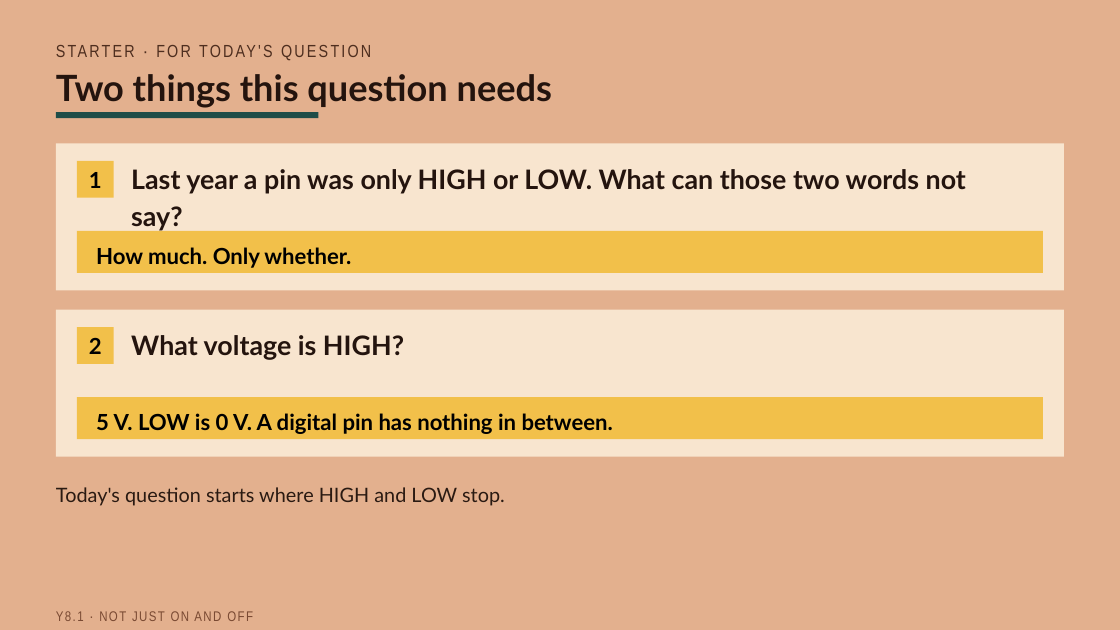
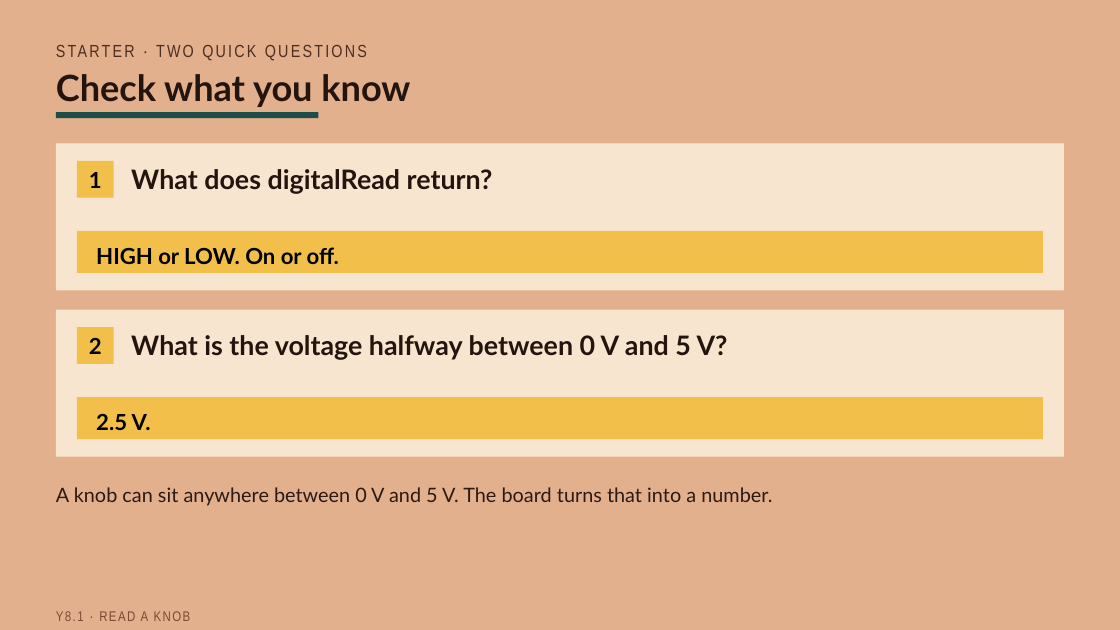
Before and after one commit to beatsaway/luacslides, a slide deck: slide 2 of v2027/Y8-1-A-pin-that-reads-a-range.pptx. Drawn at 1120x630 pixels with LibreOffice and Linux fonts; fonts in the diff are those of the drawing. Boxes give left, top, right and bottom in pixels: in the first picture for what was removed or moved away, otherwise in the second. Text is boxed around its words. In the diff, an @@ line names an element or a change of style, - is before the commit and + after.

```diff
--- a/v2027/Y8-1-A-pin-that-reads-a-range.pptx
+++ b/v2027/Y8-1-A-pin-that-reads-a-range.pptx
@@ text at [56,74,410,107]: text changed @@
-Two things this question needs
+Check what you know
@@ text at [131,169,493,194]: text changed @@
-Last year a pin was only HIGH or LOW. What can those two words not say?
+What does digitalRead return?
@@ text at [96,247,339,264]: text changed @@
-How much. Only whether.
+HIGH or LOW. On or off.
@@ text at [131,335,728,360]: text changed @@
-What voltage is HIGH?
+What is the voltage halfway between 0 V and 5 V?
@@ text at [96,414,151,430]: text changed @@
-5 V. LOW is 0 V. A digital pin has nothing in between.
+2.5 V.
@@ text at [56,487,772,506]: text changed @@
-Today's question starts where HIGH and LOW stop.
+A knob can sit anywhere between 0 V and 5 V. The board turns that into a number.
@@ text at [56,611,191,621]: text changed @@
-Y8.1 · NOT JUST ON AND OFF
+Y8.1 · READ A KNOB
```
Also in this commit, not shown: 11 other slides changed, 34 other files.
